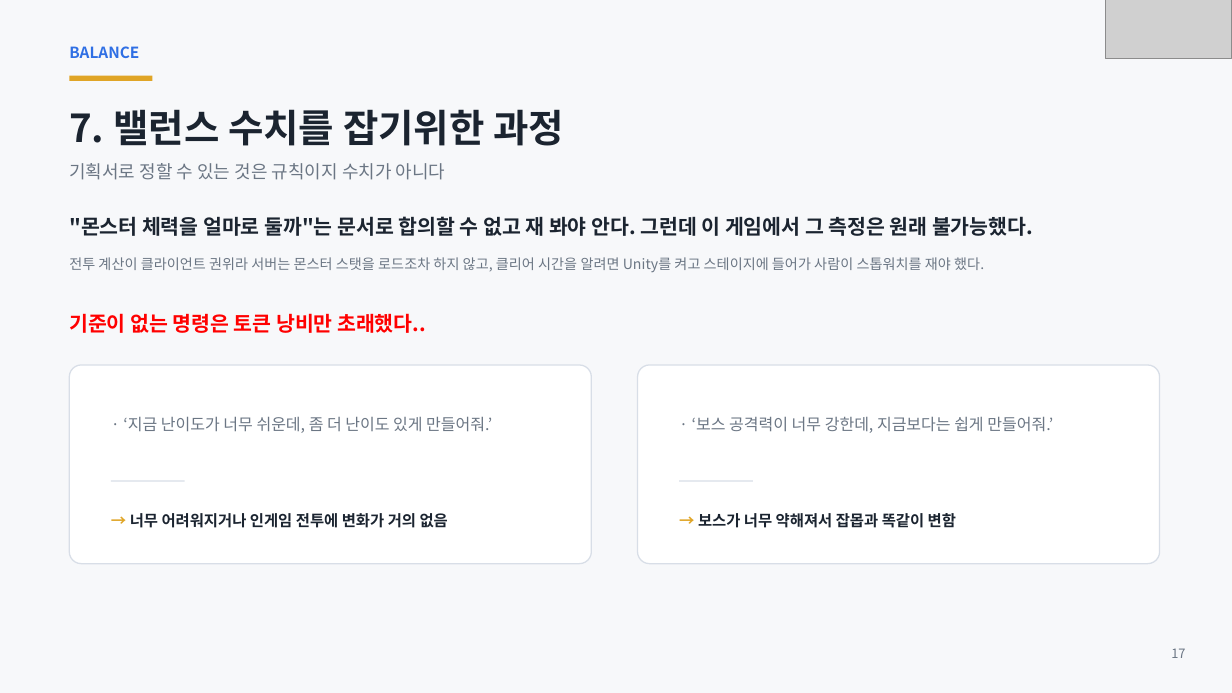
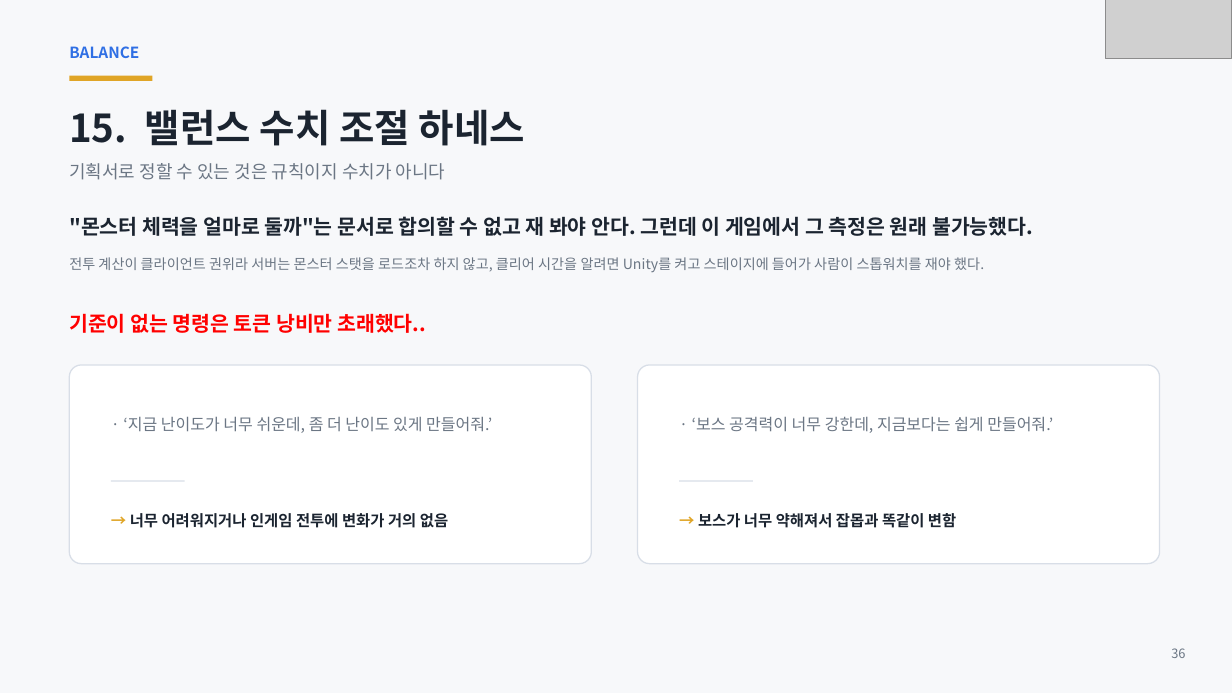
Before and after one commit to ks-wook/com2us-taskbar-hero, a slide deck: slide 35 of docs/com2us-taskbar-hero-발표자료.pptx (slide 17 before the commit). Drawn at 1232x693 pixels with LibreOffice and Linux fonts; fonts in the diff are those of the drawing; grey boxes stand for pictures. Boxes give left, top, right and bottom in pixels: in the first picture for what was removed or moved away, otherwise in the second. Text is boxed around its words. In the diff, an @@ line names an element or a change of style, - is before the commit and + after.

```diff
--- a/docs/com2us-taskbar-hero-발표자료.pptx
+++ b/docs/com2us-taskbar-hero-발표자료.pptx
@@ text at bbox=[69, 109, 525, 146]: text changed @@
-7. 밸런스 수치를 잡기위한 과정
+15. 밸런스 수치 조절 하네스
@@ text at bbox=[1171, 648, 1185, 658]: text changed @@
-17
+36
```
Also in this commit, not shown: 32 other slides changed, 5 slides added, 3 slides removed.
